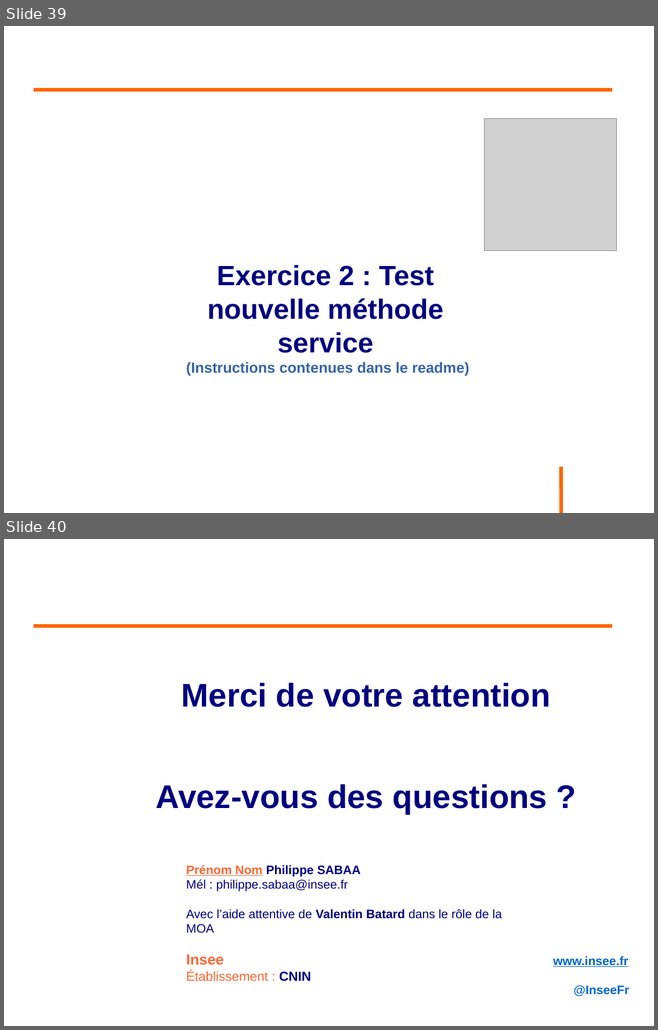
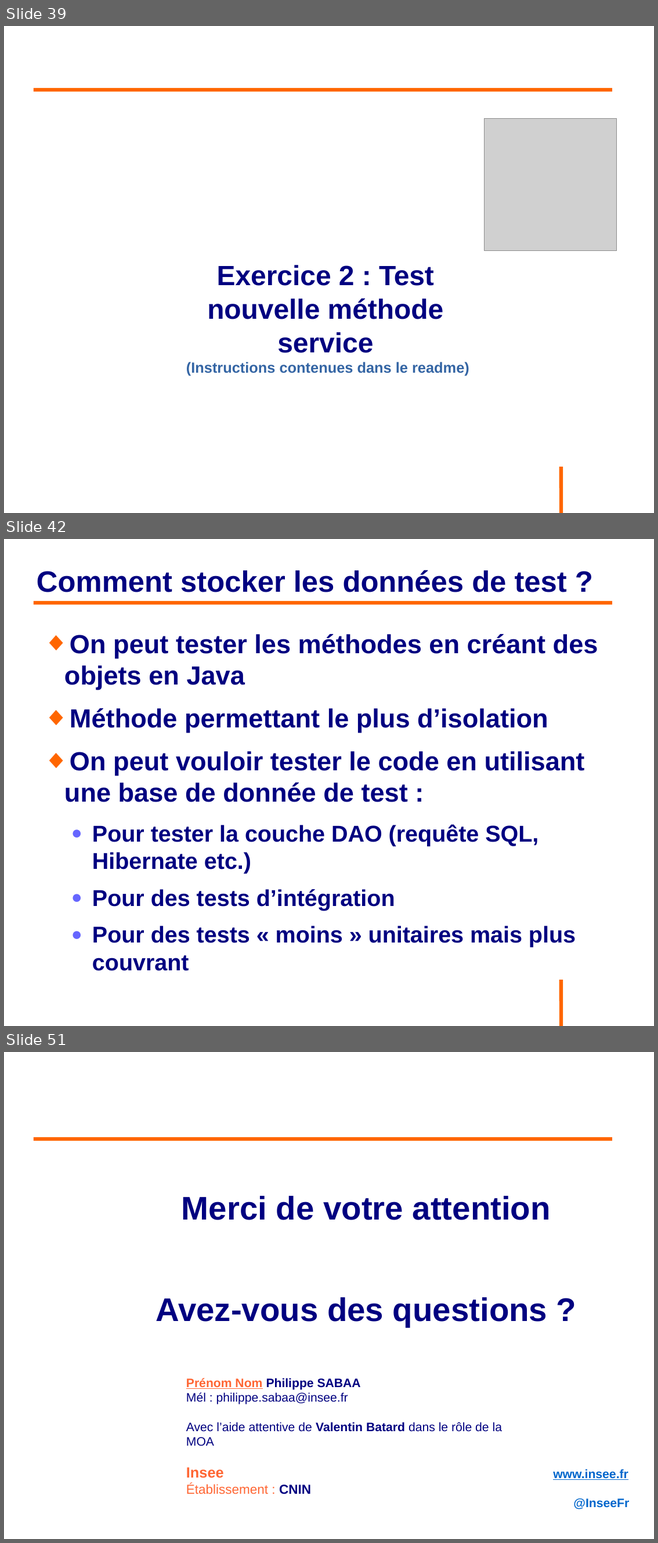
Before and after one commit to philphils/tests-unitaires-et-moins-unitaires, a slide deck: tests-unitaires-cours/nouveauDiapo/diapo_tests_unitaires.odp. Shown one above the other, each under a label of ours: slides 39 and 40 before the commit, slides 39, 42 and 51 after it; the slides between them are not shown. The pictures are 658x1030 and 658x1543 pixels, drawn with LibreOffice and Linux fonts; fonts in the diff are those of the drawing; grey boxes stand for pictures; background and template pictures are left out. Boxes give left, top, right and bottom in pixels: in the first picture for what was removed or moved away, otherwise in the second. Text is boxed around its words. In the diff, an @@ line names an element or a change of style, - is before the commit and + after.

Commit message:
Diapo partie base de test

```diff
--- a/tests-unitaires-cours/nouveauDiapo/diapo_tests_unitaires.odp
+++ b/tests-unitaires-cours/nouveauDiapo/diapo_tests_unitaires.odp
@@ slide 42 added at [4, 539, 654, 1026], background #FFFFFF; not listed: 1 template element that a slide beside it also shows @@
@@ title added at [36, 570, 567, 592], 36 pt, text #000080, bold @@
+Comment stocker les données de test ?
@@ line added from (34, 603) to (612, 603), #FF6600 4.54 pt @@
@@ text added at [64, 634, 598, 947], 32 pt, text #000080, bold @@
+◆ On peut tester les méthodes en créant des objets en Java
+◆ Méthode permettant le plus d’isolation
+◆ On peut vouloir tester le code en utilisant une base de donnée de test :
+  ● Pour tester la couche DAO (requête SQL, Hibernate etc.)
+  ● Pour des tests d’intégration
+  ● Pour des tests « moins » unitaires mais plus couvrant
@@ what was slide 40 is now slide 51 @@
```
Also in this commit, not shown: 1 slide changed, 10 other slides added.
